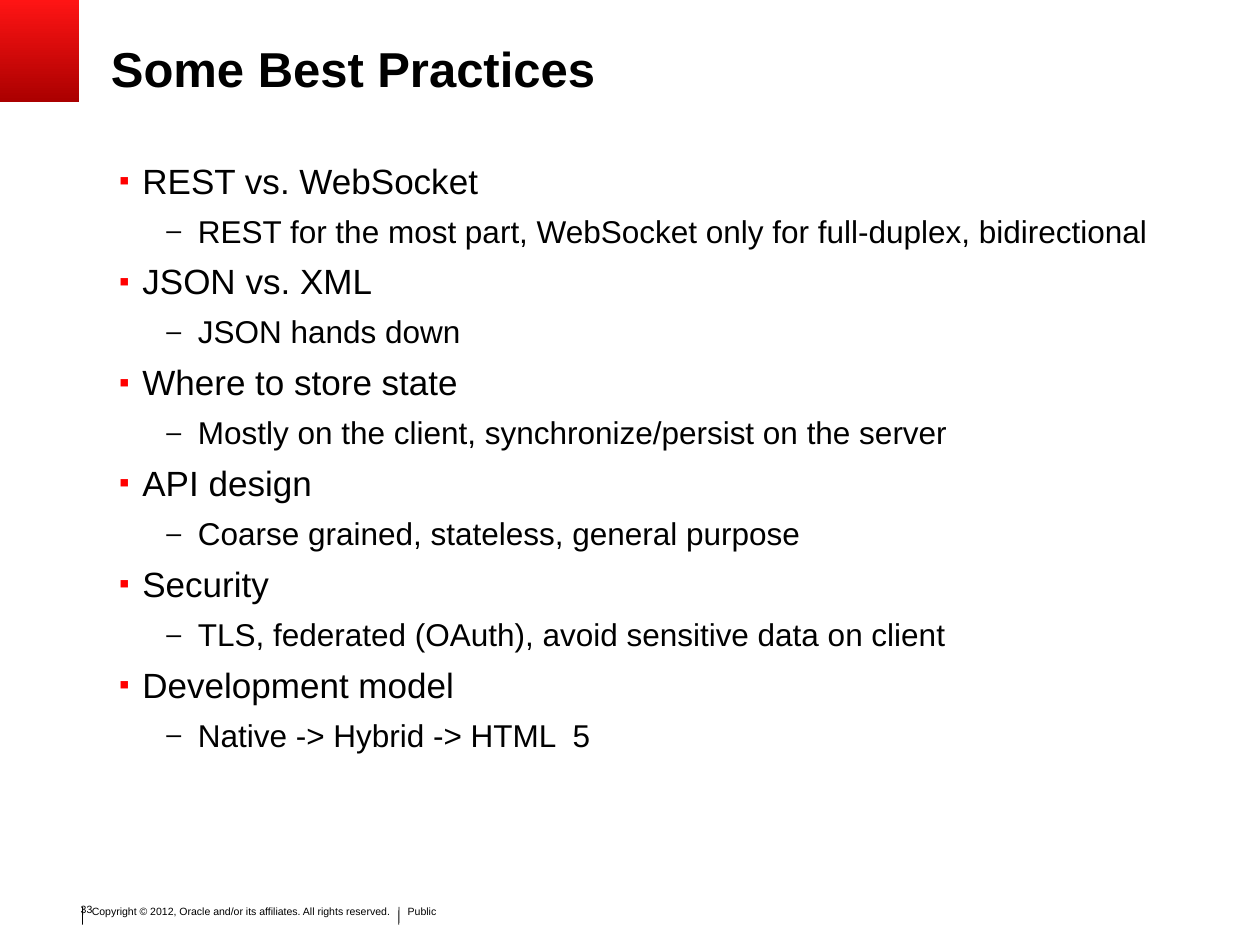
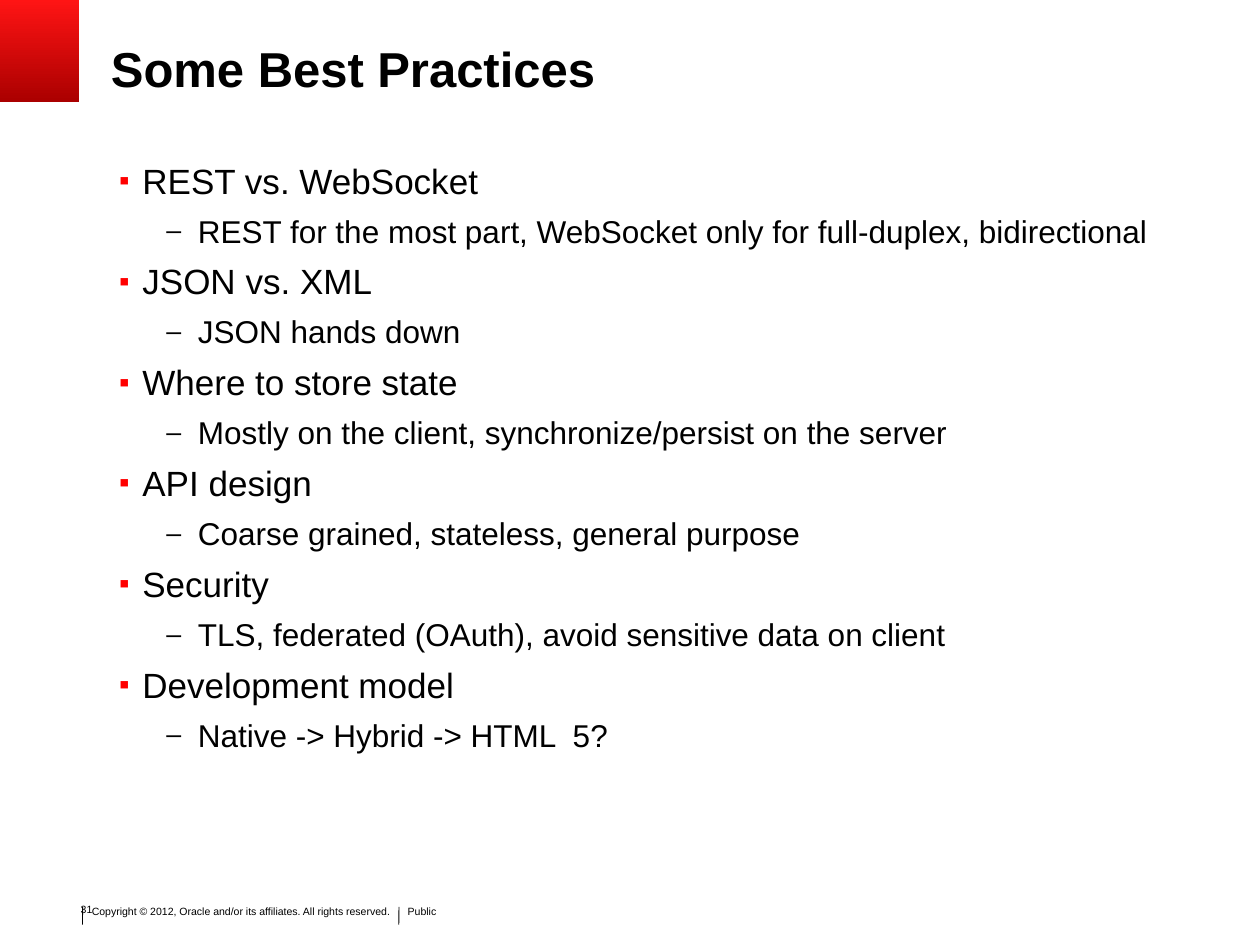
Before and after one commit to SoryBalde/javaee-mobile, a slide deck: slide 31 of javaee_mobile.ppt (slide 33 before the commit). Drawn at 1260x945 pixels with LibreOffice and Linux fonts; fonts in the diff are those of the drawing; background and template pictures are left out. Boxes give left, top, right and bottom in pixels: in the first picture for what was removed or moved away, otherwise in the second. Text is boxed around its words. In the diff, an @@ line names an element or a change of style, - is before the commit and + after.

```diff
--- a/javaee_mobile.ppt
+++ b/javaee_mobile.ppt
@@ text at <box>198,724,608,753</box>: text changed @@
-  – Native -> Hybrid -> HTML 5
+  – Native -> Hybrid -> HTML 5?
@@ page number at <box>81,905,93,916</box>: text changed @@
-33
+31
```
Also in this commit, not shown: 31 other slides changed, 6 slides added, 6 slides removed.
